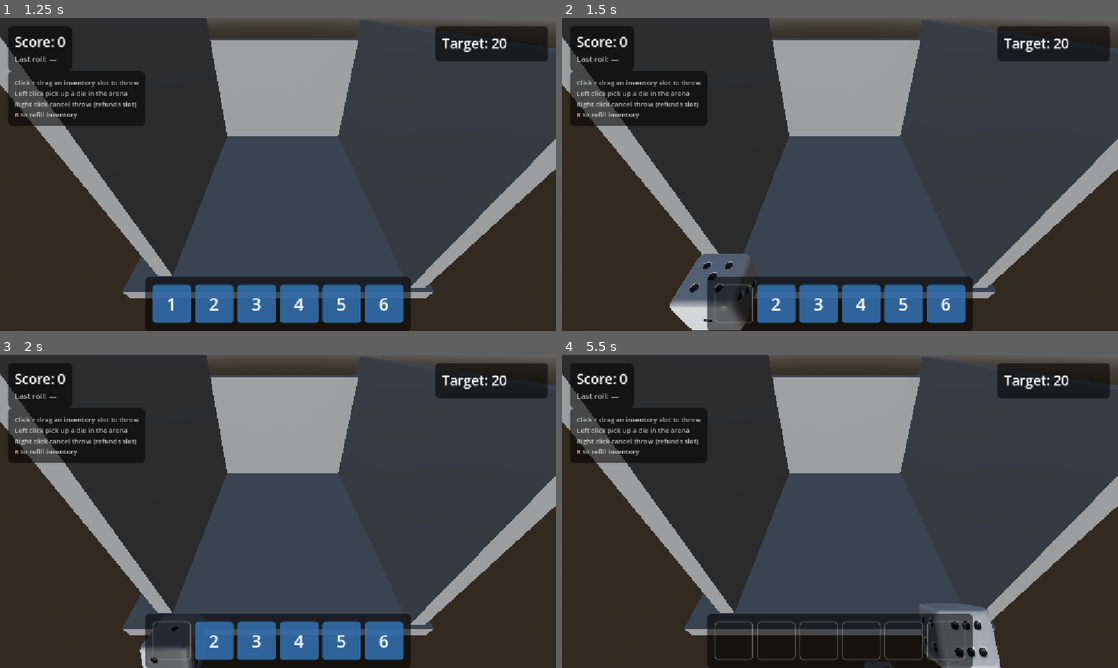
Above: before the commit, frames 1-4 (two rows, left to right).
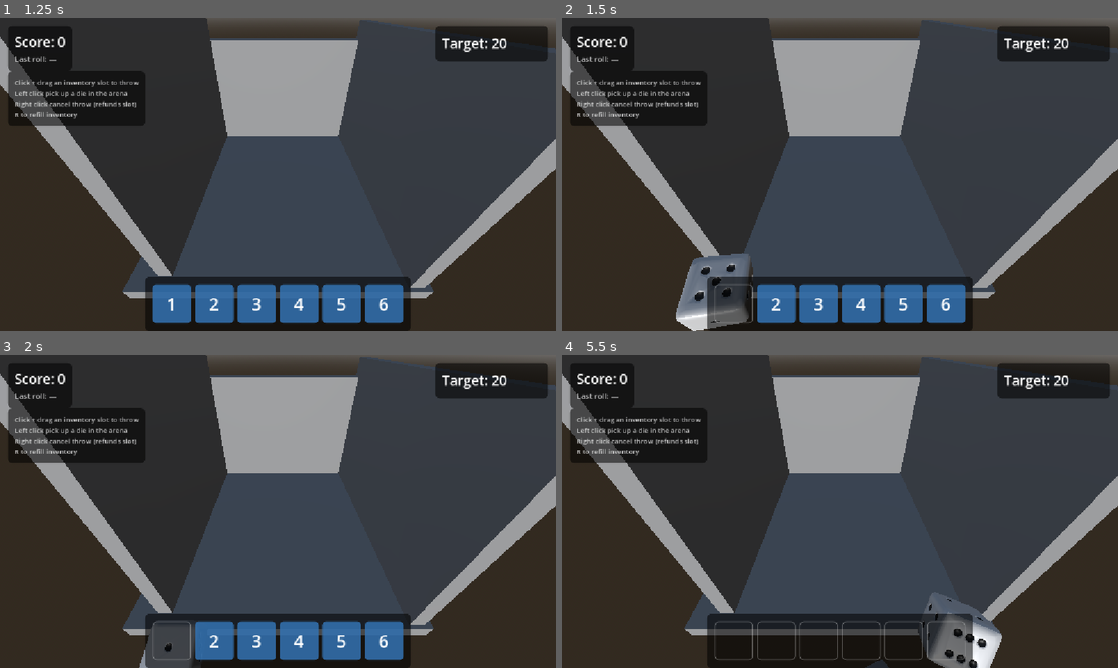
Above: after the commit, the same moments.

Repository: DM876912/dice-roll
Game: Godot game, scene res://main_menu.tscn
The game is run twice, just before and just after one commit, with the same random seed, the same clock (stepped at 60 frames per second) and the same inputs.
Inputs:
- Up to frame 1 (1.25 s): click "PLAY" at 0.5 s
- Up to frame 2 (1.5 s): click "1" at 1.25 s
- Up to frame 3 (2 s): no input
- Up to frame 4 (5.5 s): click "2" at 2 s; click "3" at 2.75 s; click "4" at 3.5 s; click "5" at 4.25 s; click "6" at 5 s

Frame 1 is identical in both runs. In frame 2, 1.3% of the frame differs, in the area x 19-35%, y 75-100%; in frame 3, 1.0%; in frame 4, 1.9%, in the area x 54-80%, y 75-100%.

Commit message:
Add randomness to inventory no-drag throws so taps land on different faces
Inventory throws with no drag input were fully deterministic — fixed
tumble axis (Vector3.RIGHT), fixed spin (cap * 0.5), fixed lift
(inventory_lift) — so consecutive taps always landed on the same face
(Daniel hit this: every tap landed on 5). Dragged throws already vary
because the drag direction feeds into Vector3.UP.cross(drag_xz).

Added subtle randomness in the _toss_inventory else branch only
(drag_speed <= 0.01), tight ranges so throws still feel physical:
  - tumble axis: small XZ perturbation on top of Vector3.RIGHT, normalized
  - spin: randf_range(inventory_spin_cap * 0.4, inventory_spin_cap * 0.7)
    (was fixed at cap * 0.5 — i.e. 9 rad/s)
  - lift: randf_range(-inventory_lift * 0.15, inventory_lift * 0.15)
    added to linear_velocity.y (was fixed at +inventory_lift)

Drags with cursor motion unchanged.

Diff:
--- a/die.gd
+++ b/die.gd
@@ -362,8 +362,22 @@
 		tumble_axis = Vector3.UP.cross(drag_xz).normalized()
 		spin = clamp(drag_speed * inventory_spin_scale, 0.0, inventory_spin_cap)
 	else:
-		tumble_axis = Vector3.RIGHT
-		spin = inventory_spin_cap * 0.5  # half-cap for a gentle default
+		# Drop-in-place (no drag). With no drag there's no user-input source
+		# of variation, so inject subtle randomness across axis / spin / lift
+		# so consecutive taps don't deterministically land on the same face
+		# (the prior fixed-Vector3.RIGHT + fixed-spin + fixed-lift combo
+		# always landed on 5 — same spin → same rotations in air → same
+		# landing face). Tight ranges so the throw still feels physical.
+		var axis_perturbation := Vector3(
+			randf_range(-0.3, 0.3),
+			0.0,
+			randf_range(-0.3, 0.3)
+		)
+		tumble_axis = (Vector3.RIGHT + axis_perturbation).normalized()
+		spin = randf_range(inventory_spin_cap * 0.4, inventory_spin_cap * 0.7)
+		# Small lift variance so flight time varies slightly — different
+		# rotations in air → different landing faces.
+		linear_velocity.y += randf_range(-inventory_lift * 0.15, inventory_lift * 0.15)
 	angular_velocity = tumble_axis * spin
 
 
